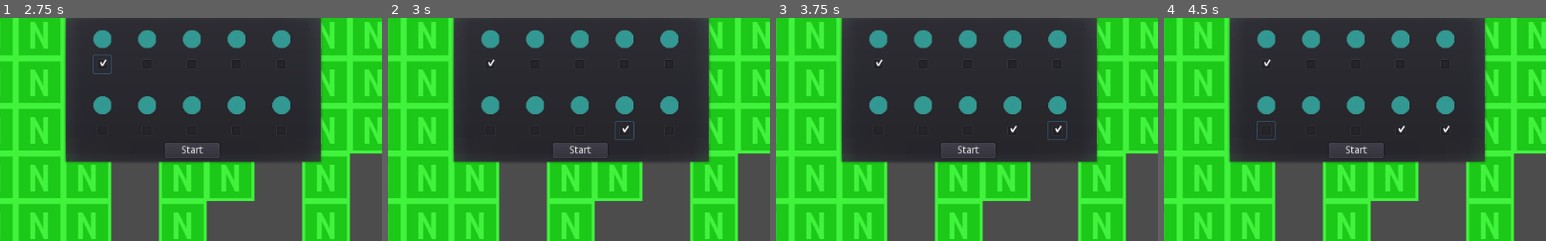
Above: before the commit, frames 1-4 (left to right).
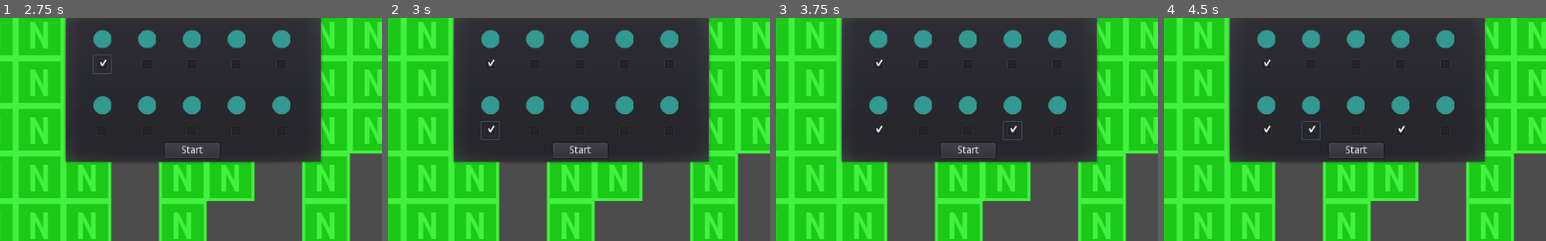
Above: after the commit, the same moments.

Repository: Escandiuzzi/PirateGodotProject
Game: Godot game, scene res://World.tscn
The game is run twice, just before and just after one commit, with the same random seed, the same clock (stepped at 60 frames per second) and the same inputs.
Inputs (mouse positions are % of the whole screen's width and height, from its top left; square brackets give the same spot before the commit, where the layout moved):
- Up to frame 1 (2.75 s): click (13, 77) at 0.52 s; click "Open" at 1.25 s; click (52, 56) at 2 s
- Up to frame 2 (3 s): click (52, 71) [69, 71] at 2.75 s
- Up to frame 3 (3.75 s): click (69, 71) [75, 71] at 3.5 s
- Up to frame 4 (4.5 s): click (58, 71) [52, 71] at 4.25 s
The pictures show only the part of the screen within x 38-88%, y 46-96%; the shares and areas given below are measured in that part.

Frame 1 is identical in both runs. In frame 2, 0.2% of the frame differs, in the area x 24-65%, y 46-55%; in frame 3, 0.2%; in frame 4, 0.3%, in the area x 24-75%, y 46-55%.
Error in both runs: Invalid get index 'position' (on base: 'null instance'). (res://PopupMenu.gd:40)

Commit message:
Fixed slot positions

Diff:
--- a/Island.tscn
+++ b/Island.tscn
@@ -17,6 +17,7 @@
 text = "Open"
 
 [node name="PopupMenu" type="PopupMenu" parent="."]
+editor/display_folded = true
 margin_right = 348.0
 margin_bottom = 206.0
 script = ExtResource( 2 )
@@ -92,26 +93,26 @@
 scale = Vector2( 0.5, 0.5 )
 texture = ExtResource( 3 )
 
-[node name="CheckBox6" type="CheckBox" parent="PopupMenu"]
+[node name="CheckBox9" type="CheckBox" parent="PopupMenu"]
 editor/display_folded = true
 margin_left = 220.0
 margin_top = 149.0
 margin_right = 244.0
 margin_bottom = 173.0
 
-[node name="Sprite" type="Sprite" parent="PopupMenu/CheckBox6"]
+[node name="Sprite" type="Sprite" parent="PopupMenu/CheckBox9"]
 position = Vector2( 12.4383, -21.8937 )
 scale = Vector2( 0.5, 0.5 )
 texture = ExtResource( 3 )
 
-[node name="CheckBox7" type="CheckBox" parent="PopupMenu"]
+[node name="CheckBox6" type="CheckBox" parent="PopupMenu"]
 editor/display_folded = true
 margin_left = 40.0
 margin_top = 149.0
 margin_right = 64.0
 margin_bottom = 173.0
 
-[node name="Sprite" type="Sprite" parent="PopupMenu/CheckBox7"]
+[node name="Sprite" type="Sprite" parent="PopupMenu/CheckBox6"]
 position = Vector2( 12.4383, -21.8937 )
 scale = Vector2( 0.5, 0.5 )
 texture = ExtResource( 3 )
@@ -128,26 +129,26 @@
 scale = Vector2( 0.5, 0.5 )
 texture = ExtResource( 3 )
 
-[node name="CheckBox9" type="CheckBox" parent="PopupMenu"]
+[node name="CheckBox10" type="CheckBox" parent="PopupMenu"]
 editor/display_folded = true
 margin_left = 280.0
 margin_top = 149.0
 margin_right = 304.0
 margin_bottom = 173.0
 
-[node name="Sprite" type="Sprite" parent="PopupMenu/CheckBox9"]
+[node name="Sprite" type="Sprite" parent="PopupMenu/CheckBox10"]
 position = Vector2( 12.4383, -21.8937 )
 scale = Vector2( 0.5, 0.5 )
 texture = ExtResource( 3 )
 
-[node name="CheckBox10" type="CheckBox" parent="PopupMenu"]
+[node name="CheckBox7" type="CheckBox" parent="PopupMenu"]
 editor/display_folded = true
 margin_left = 100.0
 margin_top = 149.0
 margin_right = 124.0
 margin_bottom = 173.0
 
-[node name="Sprite" type="Sprite" parent="PopupMenu/CheckBox10"]
+[node name="Sprite" type="Sprite" parent="PopupMenu/CheckBox7"]
 position = Vector2( 12.4383, -21.8937 )
 scale = Vector2( 0.5, 0.5 )
 texture = ExtResource( 3 )
@@ -172,10 +173,10 @@
 [connection signal="toggled" from="PopupMenu/CheckBox3" to="." method="_on_CheckBox_toggled" binds= [ 2 ]]
 [connection signal="toggled" from="PopupMenu/CheckBox4" to="." method="_on_CheckBox_toggled" binds= [ 3 ]]
 [connection signal="toggled" from="PopupMenu/CheckBox5" to="." method="_on_CheckBox_toggled" binds= [ 4 ]]
-[connection signal="toggled" from="PopupMenu/CheckBox6" to="." method="_on_CheckBox_toggled" binds= [ 5 ]]
-[connection signal="toggled" from="PopupMenu/CheckBox7" to="." method="_on_CheckBox_toggled" binds= [ 6 ]]
+[connection signal="toggled" from="PopupMenu/CheckBox9" to="." method="_on_CheckBox_toggled" binds= [ 5 ]]
+[connection signal="toggled" from="PopupMenu/CheckBox6" to="." method="_on_CheckBox_toggled" binds= [ 6 ]]
 [connection signal="toggled" from="PopupMenu/CheckBox8" to="." method="_on_CheckBox_toggled" binds= [ 7 ]]
-[connection signal="toggled" from="PopupMenu/CheckBox9" to="." method="_on_CheckBox_toggled" binds= [ 8 ]]
-[connection signal="toggled" from="PopupMenu/CheckBox10" to="." method="_on_CheckBox_toggled" binds= [ 9 ]]
+[connection signal="toggled" from="PopupMenu/CheckBox10" to="." method="_on_CheckBox_toggled" binds= [ 8 ]]
+[connection signal="toggled" from="PopupMenu/CheckBox7" to="." method="_on_CheckBox_toggled" binds= [ 9 ]]
 [connection signal="pressed" from="PopupMenu/StartButton" to="." method="_on_StartButton_pressed"]
 [connection signal="pressed" from="PopupMenu/CloseButton2" to="PopupMenu" method="_on_CloseButton2_pressed"]
